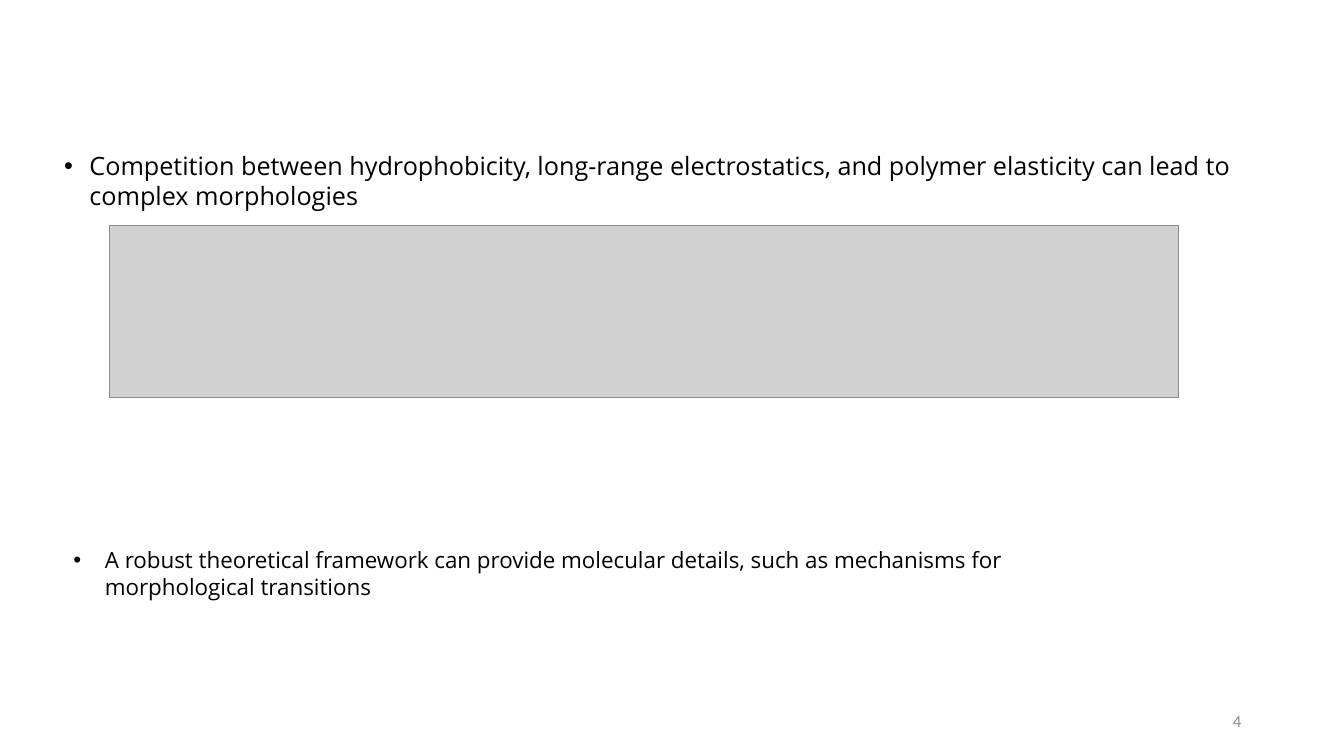
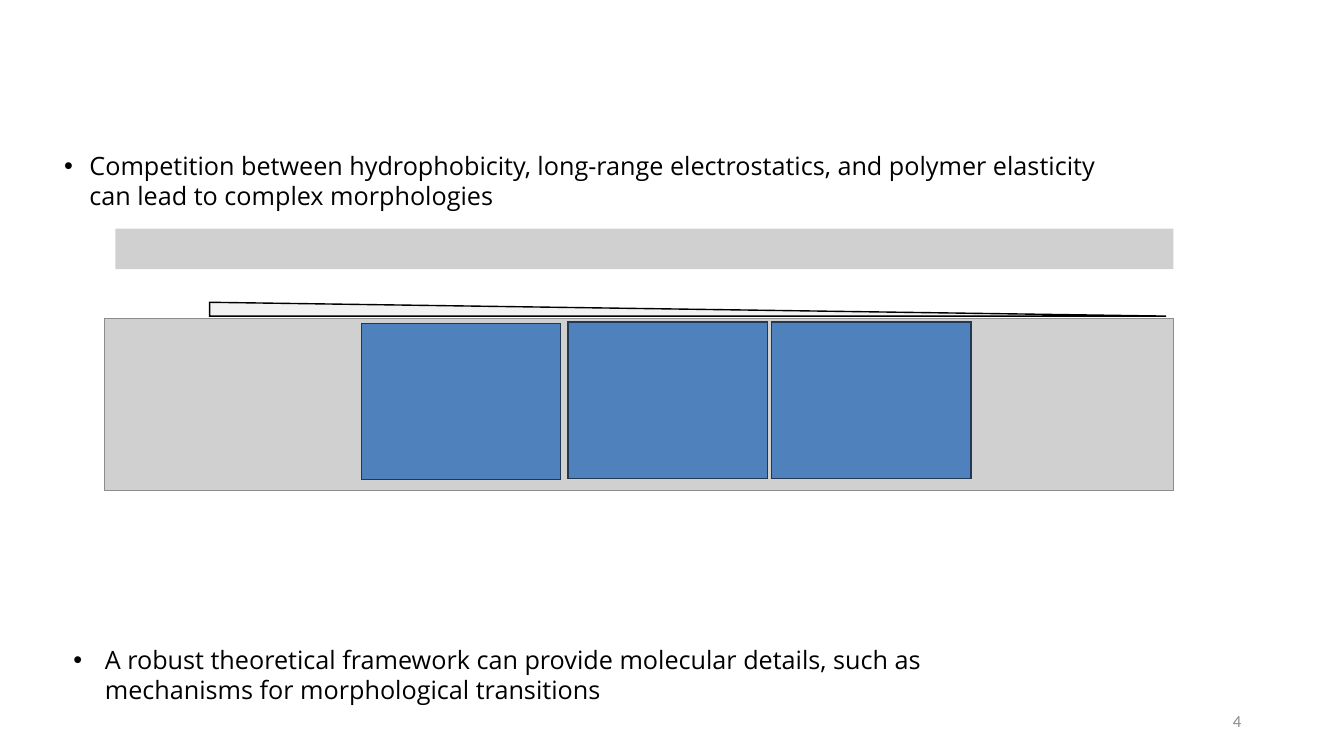
Before and after one commit to tyokokur/presentations, a slide deck: slide 4 of 20240722 NAF Intro.pptx. Drawn at 1344x756 pixels with LibreOffice and Linux fonts; fonts in the diff are those of the drawing; grey boxes stand for pictures; background and template pictures are left out. Boxes give left, top, right and bottom in pixels: in the first picture for what was removed or moved away, otherwise in the second. Text is boxed around its words. In the diff, an @@ line names an element or a change of style, - is before the commit and + after.

```diff
--- a/20240722 NAF Intro.pptx
+++ b/20240722 NAF Intro.pptx
@@ text "Competition between hydrophobicity, long-range electrostatic ..." rewrapped from box(89, 156, 1230, 211) to box(89, 156, 1095, 211) @@
@@ picture added at box(115, 229, 1174, 269) @@
@@ picture: place and size @@
-picture at box(109, 226, 1179, 398)
+picture at box(104, 319, 1174, 491)
@@ triangle added at box(210, 302, 1167, 316), fill #F2F2F2, outline #000000 1 pt @@
@@ rectangle added at box(361, 324, 561, 480), fill #4F81BD, outline #233953 1 pt @@
@@ rectangle added at box(569, 322, 768, 478), fill #4F81BD, outline #233953 1 pt @@
@@ rectangle added at box(771, 322, 971, 478), fill #4F81BD, outline #233953 1 pt @@
@@ text "A robust theoretical framework can ...": place and size @@
-text "A robust theoretical framework can ..." at box(105, 551, 1001, 601)
+text "A robust theoretical framework can ..." at box(105, 649, 921, 705)
@@ text "A robust theoretical framework can ..." at box(105, 649, 921, 705): size 16 to 18 pt @@
```
Also in this commit, not shown: 1 other slide changed.
